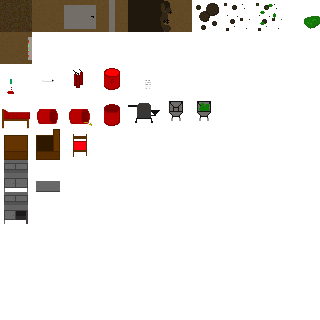
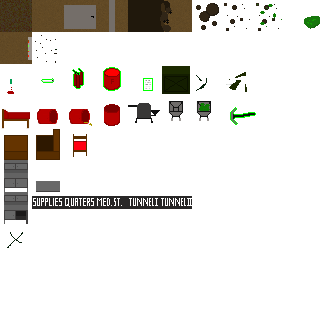
Layers edited between the first and the second w=320, h=320 image:
painted on "Background" over [7, 35, 256, 248]
